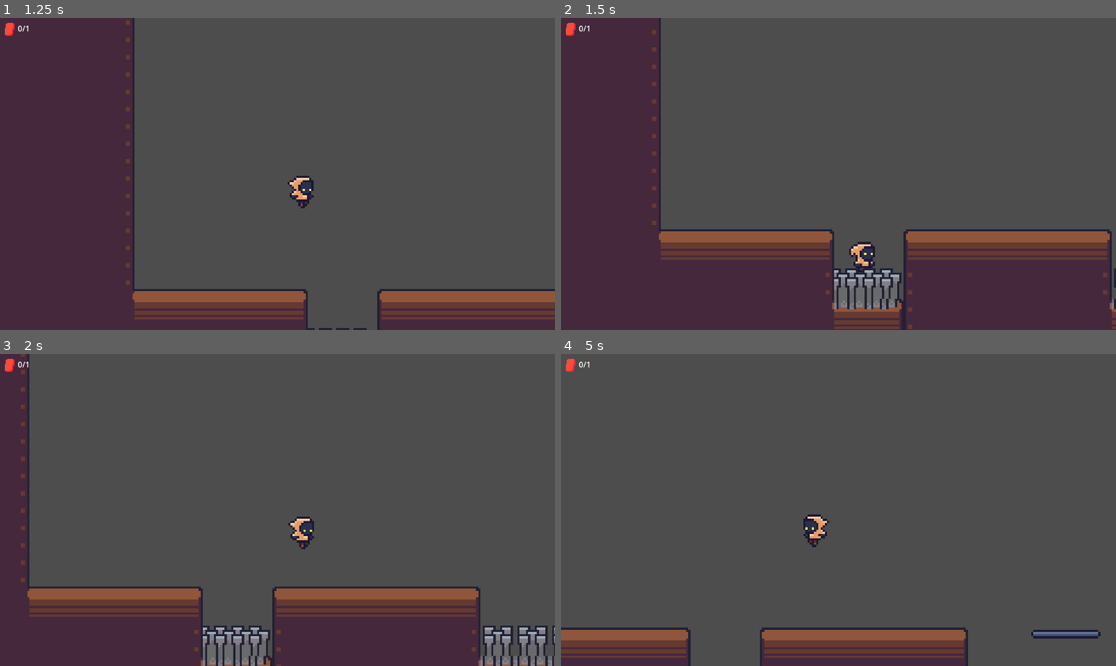
Above: before the commit, frames 1-4 (two rows, left to right).
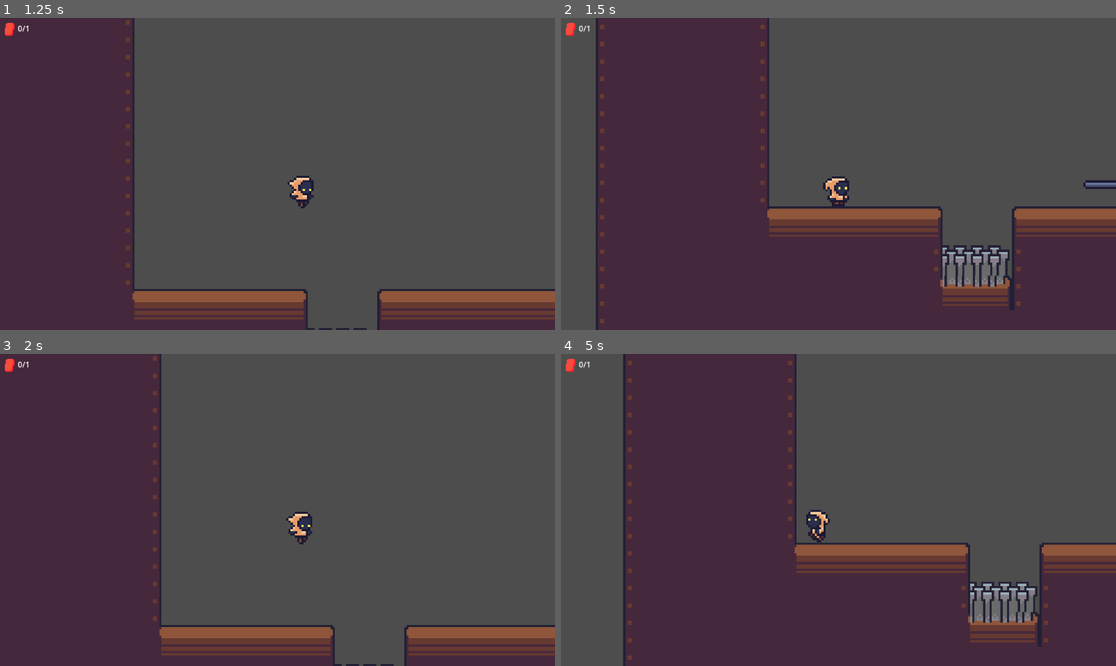
Above: after the commit, the same moments.

Repository: IWantMyLemons/Feed-the-Cat
Game: Godot game, scene res://Assets/Scenes/Area/area_2.tscn
The game is run twice, just before and just after one commit, with the same random seed, the same clock (stepped at 60 frames per second) and the same inputs. This scene is started directly instead of the project's main scene.
Inputs:
- Up to frame 1 (1.25 s): hold D (Move Right) from 0.53 s (still down); tap Space (Jump) at 0.77 s
- Up to frame 2 (1.5 s): keep holding D (Move Right)
- Up to frame 3 (2 s): keep holding D (Move Right); tap Space (Jump) at 1.52 s
- Up to frame 4 (5 s): release D (Move Right) at 2.03 s; hold A (Move Left) 2.03-2.78 s; hold D (Move Right) 2.78-4.28 s; tap Space (Jump) at 3.02, 3.77, 4.52 s; hold A (Move Left) from 4.28 s (still down)

Frame 1 is identical in both runs. In frame 2, 36% of the frame differs, in the area x 0-100%, y 0-100%; in frame 3, 33%; in frame 4, 52%.

Commit message:
made player mortal

Diff:
--- a/Assets/Scenes/player.tscn
+++ b/Assets/Scenes/player.tscn
@@ -99,8 +99,12 @@
 [sub_resource type="CircleShape2D" id="CircleShape2D_t1xgp"]
 radius = 6.08276
 
+[sub_resource type="CapsuleShape2D" id="CapsuleShape2D_t1xgp"]
+radius = 5.0
+height = 14.0
+
 [node name="Player" type="CharacterBody2D"]
-collision_mask = 1792
+collision_mask = 768
 script = ExtResource("1_7dd06")
 spam_scene = ExtResource("2_t1xgp")
 
@@ -134,17 +138,27 @@
 position = Vector2(0, -7)
 shape = SubResource("CapsuleShape2D_7dd06")
 
-[node name="Area2D" type="Area2D" parent="."]
+[node name="SpamBox" type="Area2D" parent="."]
 collision_layer = 0
 collision_mask = 2
 
-[node name="Spambox" type="CollisionShape2D" parent="Area2D"]
+[node name="SpamCollider" type="CollisionShape2D" parent="SpamBox"]
 position = Vector2(0, -7)
 shape = SubResource("CircleShape2D_t1xgp")
 debug_color = Color(0.816102, 0.36156, 0.493964, 0.42)
+
+[node name="HurtBox" type="Area2D" parent="."]
+collision_layer = 0
+collision_mask = 1024
+
+[node name="HurtCollider" type="CollisionShape2D" parent="HurtBox"]
+position = Vector2(0, -7)
+shape = SubResource("CapsuleShape2D_t1xgp")
+debug_color = Color(0.805168, 0.398387, 0.331632, 0.42)
 
 [node name="CoyoteTimer" type="Timer" parent="."]
 wait_time = 0.07
 one_shot = true
 
-[connection signal="body_entered" from="Area2D" to="." method="_on_area_pickup_entered"]
+[connection signal="body_entered" from="SpamBox" to="." method="_on_pickup_entered"]
+[connection signal="body_entered" from="HurtBox" to="." method="_on_hurt_box_entered"]
--- a/Assets/Scripts/player_controller.gd
+++ b/Assets/Scripts/player_controller.gd
@@ -63,10 +63,14 @@
 
 	move_and_slide()
 
-func _on_area_pickup_entered(body: Node2D) -> void:
+func _on_pickup_entered(body: Node2D) -> void:
 	if body.has_method("pickup"):
 		if body is Spam:
 			collect_spam.emit(body)
 		body.pickup(self)
 	else:
 		push_warning("Tried to pickup object without pickup() method")
+
+
+func _on_hurt_box_entered(body: Node2D) -> void:
+	get_tree().reload_current_scene()
Not shown: 1 places in Assets/Scenes/player.tscn that only renumber resources
